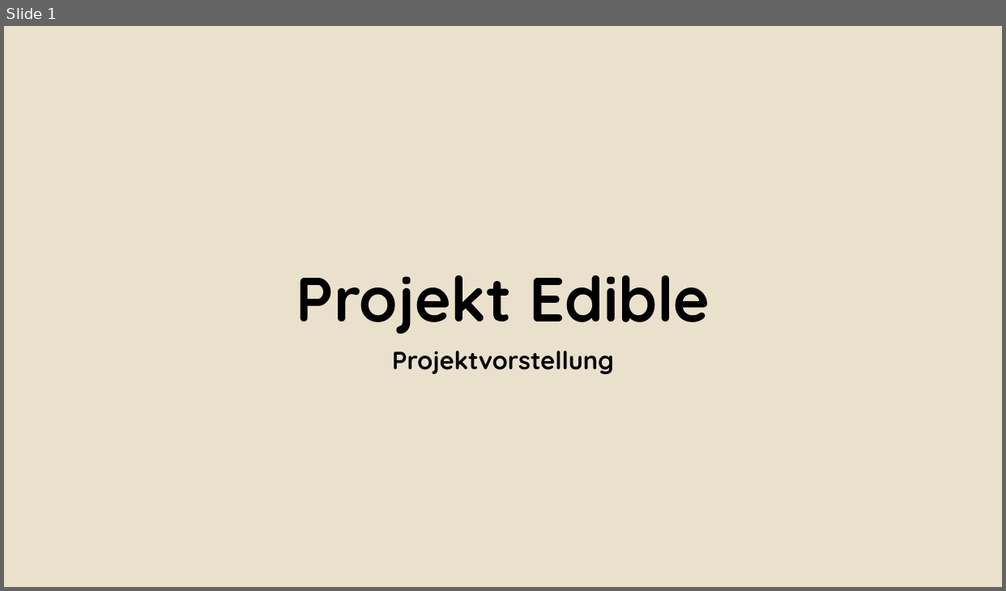
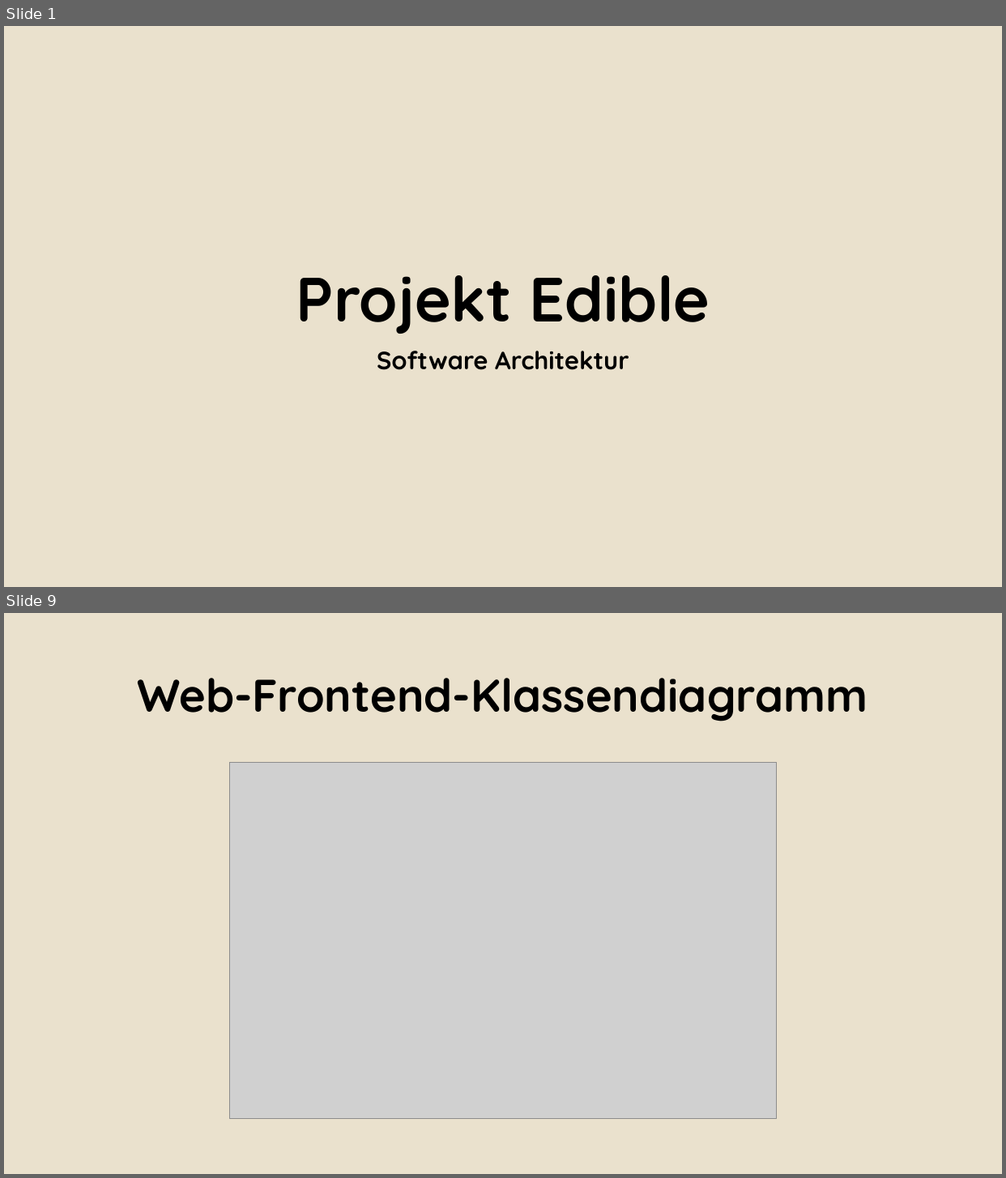
Before and after one commit to Alergeek/Dokumentation, a slide deck: Allergeeks/Corporate Design/Bsp Präsi.pptx. Shown one above the other, each under a label of ours: slide 1 before the commit, slides 1 and 9 after it; the slides between them are not shown. The pictures are 1006x591 and 1006x1178 pixels, drawn with LibreOffice and Linux fonts; fonts in the diff are those of the drawing; grey boxes stand for pictures; background and template pictures are left out. Boxes give left, top, right and bottom in pixels: in the first picture for what was removed or moved away, otherwise in the second. Text is boxed around its words. In the diff, an @@ line names an element or a change of style, - is before the commit and + after.

```diff
--- a/Allergeeks/Corporate Design/Bsp Präsi.pptx
+++ b/Allergeeks/Corporate Design/Bsp Präsi.pptx
@@ slide 9 added at (4,613,1002,1174), background #EAE2CE @@
@@ title added at (137,678,868,722), 44 pt, text #000000, bold @@
+Web-Frontend-Klassendiagramm
@@ picture added at (229,763,777,1119) @@
@@ slide 1 changed as well @@
@@ subtitle at (377,351,629,370): text changed @@
-Projektvorstellung
+Software Architektur
```
Also in this commit, not shown: 1 other slide changed, 9 other slides added, 5 slides removed, 10 other files.
